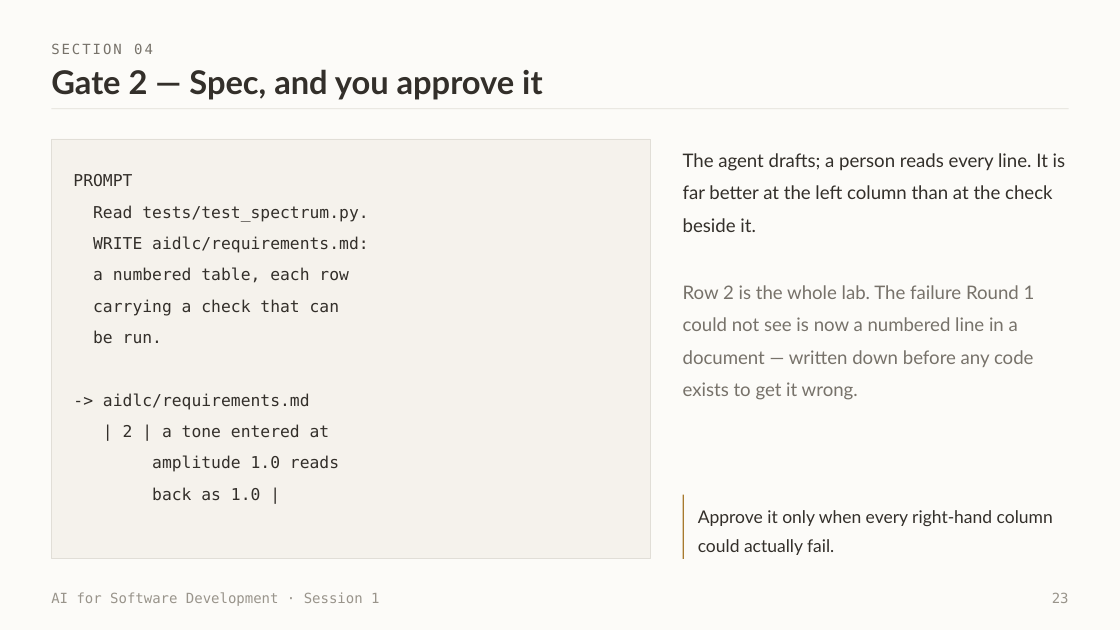
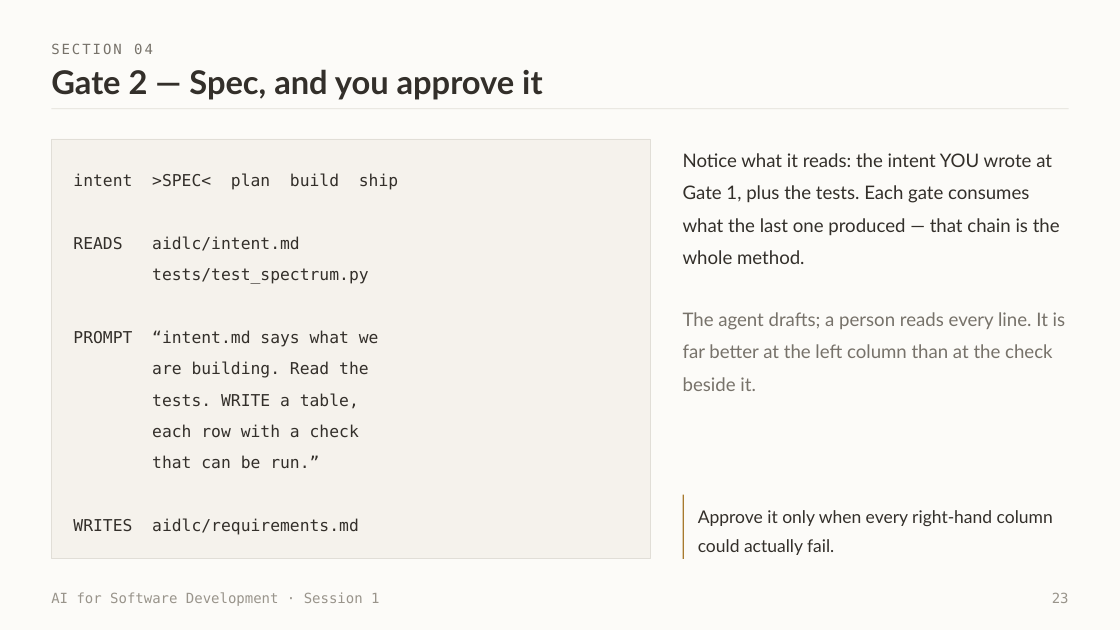
Before and after one commit to witchapong/ai-for-software-dev, a slide deck: slide 23 of slides/Session 1 - Meet Your Agent.pptx. Drawn at 1120x630 pixels with LibreOffice and Linux fonts; fonts in the diff are those of the drawing. Boxes give left, top, right and bottom in pixels: in the first picture for what was removed or moved away, otherwise in the second. Text is boxed around its words. In the diff, an @@ line names an element or a change of style, - is before the commit and + after.

Commit message:
Gate slides now show the document chain, and match PROMPTS.md
#56, raised by someone who was confused by their own deck - which is the only
signal that really counts.

TWO PROBLEMS, ONE CAUSE

The gate slides showed a prompt and an artefact but never what the gate READ,
so there was no way to see that gates chain. Worse, my abridgements had
silently dropped the inputs on two of the four, contradicting the file the
students actually paste from:

              really reads                 slide showed
  Gate 2      intent.md + tests/           tests only - INTENT DROPPED
  Gate 3      requirements.md              ok
  Gate 4      design.md + tasks.md         BOTH DROPPED

Gate 2's is the one that matters most: dropping "aidlc/intent.md says what we
are building" severs the link between the gate a person writes and the gate
that turns it into checkable requirements. Every slide now names exactly what
its real prompt names, verified programmatically against PROMPTS.md rather
than by eye.

EVERY GATE IS NOW READS -> PROMPT -> WRITES

    intent  >SPEC<  plan  build  ship

    READS   aidlc/intent.md
            tests/test_spectrum.py

    PROMPT  "intent.md says what we are building. Read the
             tests. WRITE a table, each row with a check
             that can be run."

    WRITES  aidlc/requirements.md

The first line is a you-are-here strip using Fig 5's own five labels - INTENT,
SPEC, PLAN, BUILD, SHIP - with the current stage in >CAPS<, so a student can
map the slide onto the diagram two slides earlier without being told. Gate 1
shows READS nothing, this one is yours. Gate 4 ends on $ pytest -> 7 passed
where the others end on a document, because it is the gate with no document.

Gate 2's para now says the quiet part out loud: "Notice what it reads: the
intent YOU wrote at Gate 1, plus the tests. Each gate consumes what the last
one produced - that chain is the whole method."

Caught by rendering: at 13 lines the WRITES row - the entire point - fell off
the bottom of Gates 2 and 4 against codeSlide's 12-line cap. Both prompts
trimmed by a line; all four now end on their output. Also fixed page numbers
printing as 00 after the rewrite reset them.

38 slides, validates.

```diff
--- a/slides/Session 1 - Meet Your Agent.pptx
+++ b/slides/Session 1 - Meet Your Agent.pptx
@@ text at (73, 173, 398, 535): text changed @@
-PROMPT
-Read tests/test_spectrum.py.
-WRITE aidlc/requirements.md:
-a numbered table, each row
-carrying a check that can
-be run.
--> aidlc/requirements.md
-| 2 | a tone entered at
-amplitude 1.0 reads
-back as 1.0 |
+intent >SPEC< plan build ship
+READS aidlc/intent.md
+tests/test_spectrum.py
+PROMPT “intent.md says what we
+are building. Read the
+tests. WRITE a table,
+each row with a check
+that can be run.”
+WRITES aidlc/requirements.md
@@ text at (683, 153, 1060, 264): text changed @@
-The agent drafts; a person reads every line. It is far better at the left column than at the check beside it.
+Notice what it reads: the intent YOU wrote at Gate 1, plus the tests. Each gate consumes what the last one produced — that chain is the whole method.
@@ text at (683, 312, 1066, 391): text changed @@
-Row 2 is the whole lab. The failure Round 1 could not see is now a numbered line in a document — written down before any code exists to get it wrong.
+The agent drafts; a person reads every line. It is far better at the left column than at the check beside it.
```
Also in this commit, not shown: 3 other slides changed, 1 other file.
